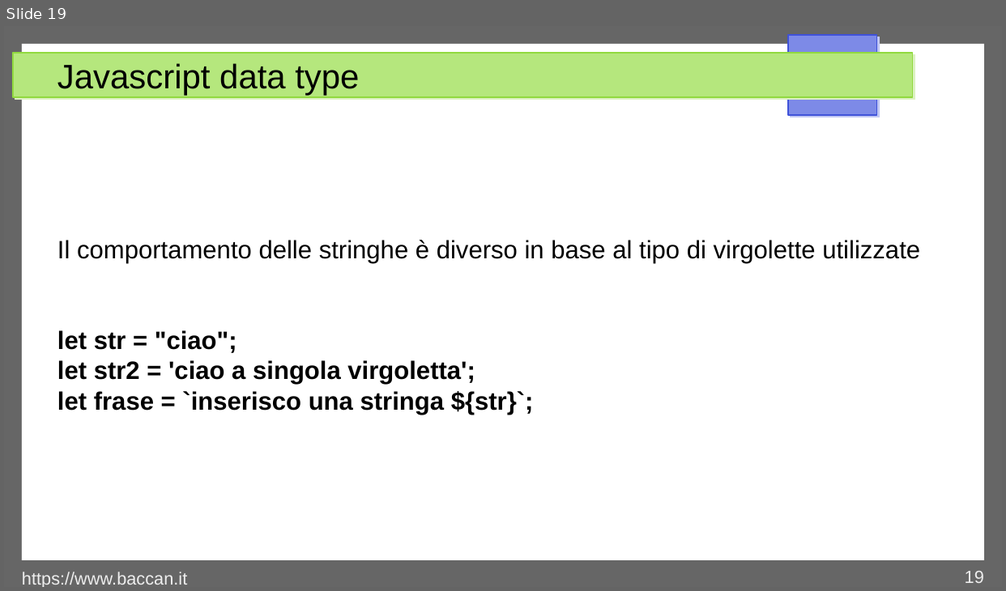
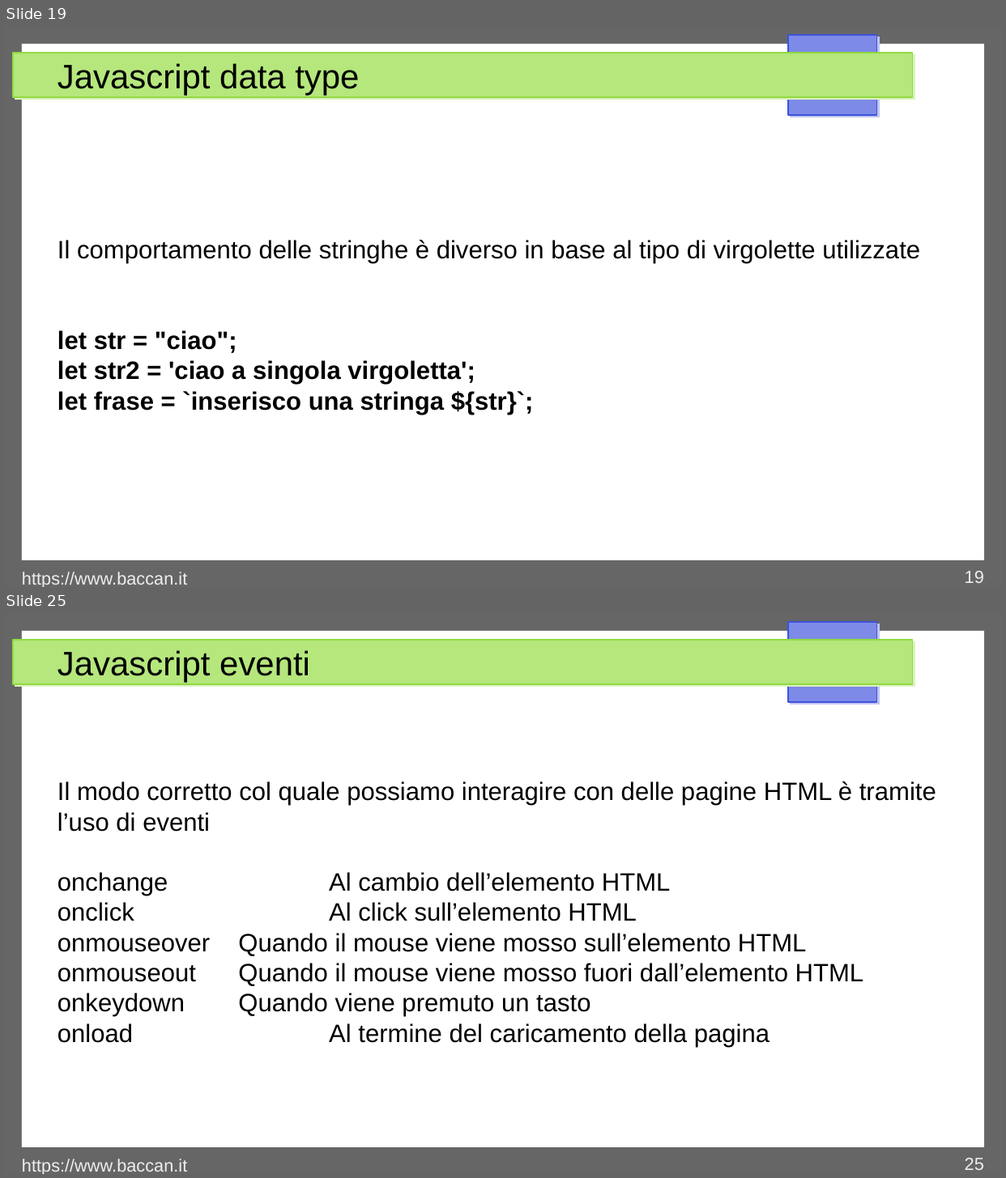
Before and after one commit to matteobaccan/CorsoJavascript, a slide deck: Chapter_Javascript.odp. Shown one above the other, each under a label of ours: slide 19 before the commit, slides 19 and 25 after it; the slides between them are not shown. The pictures are 1006x591 and 1006x1178 pixels, drawn with LibreOffice and Linux fonts; fonts in the diff are those of the drawing. Boxes give left, top, right and bottom in pixels: in the first picture for what was removed or moved away, otherwise in the second. Text is boxed around its words. In the diff, an @@ line names an element or a change of style, - is before the commit and + after.

```diff
--- a/Chapter_Javascript.odp
+++ b/Chapter_Javascript.odp
@@ slide 25 added at [4,613,1002,1174], background #FFFFFF; not listed: 4 template elements that a slide beside it also shows @@
@@ title added at [57,650,310,682], 27 pt, text #000000 @@
+Javascript eventi
@@ text added at [57,781,936,1047], 20 pt, text #000000 @@
+Il modo corretto col quale possiamo interagire con delle pagine HTML è tramite l’uso di eventi
+onchange Al cambio dell’elemento HTML
+onclick Al click sull’elemento HTML
+onmouseover Quando il mouse viene mosso sull’elemento HTML
+onmouseout Quando il mouse viene mosso fuori dall’elemento HTML
+onkeydown Quando viene premuto un tasto
+onload Al termine del caricamento della pagina
@@ text added at [22,1159,187,1174], 14 pt, text #EEEEEE @@
+https://www.baccan.it
@@ page number added at [965,1158,984,1170], 14 pt, text #EEEEEE @@
+25
```
Also in this commit, not shown: 1 slide changed, 5 other slides added.
